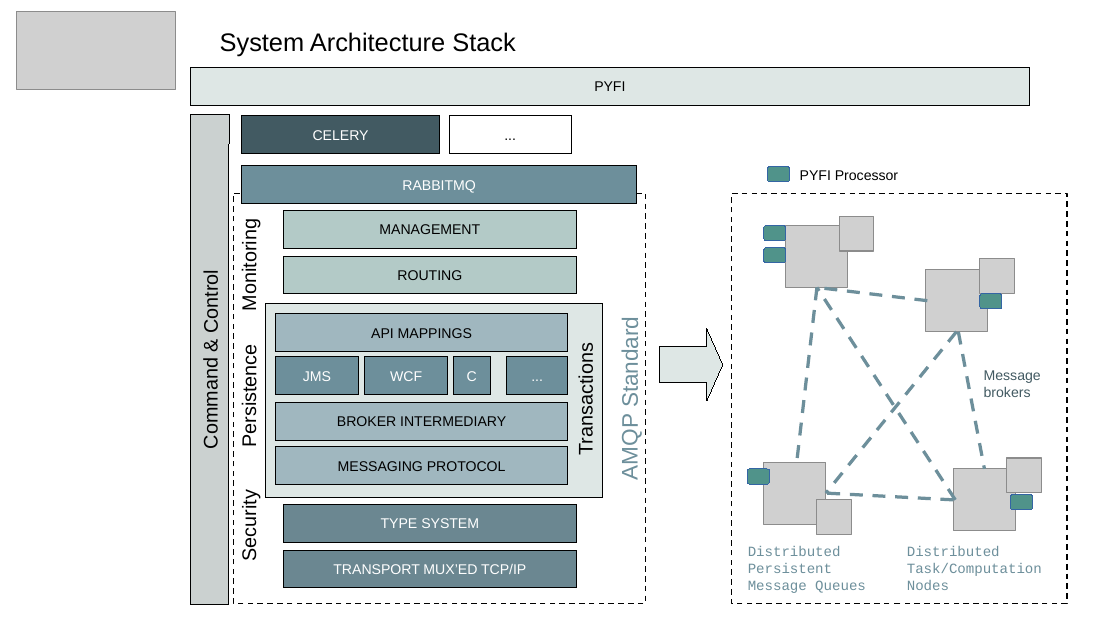
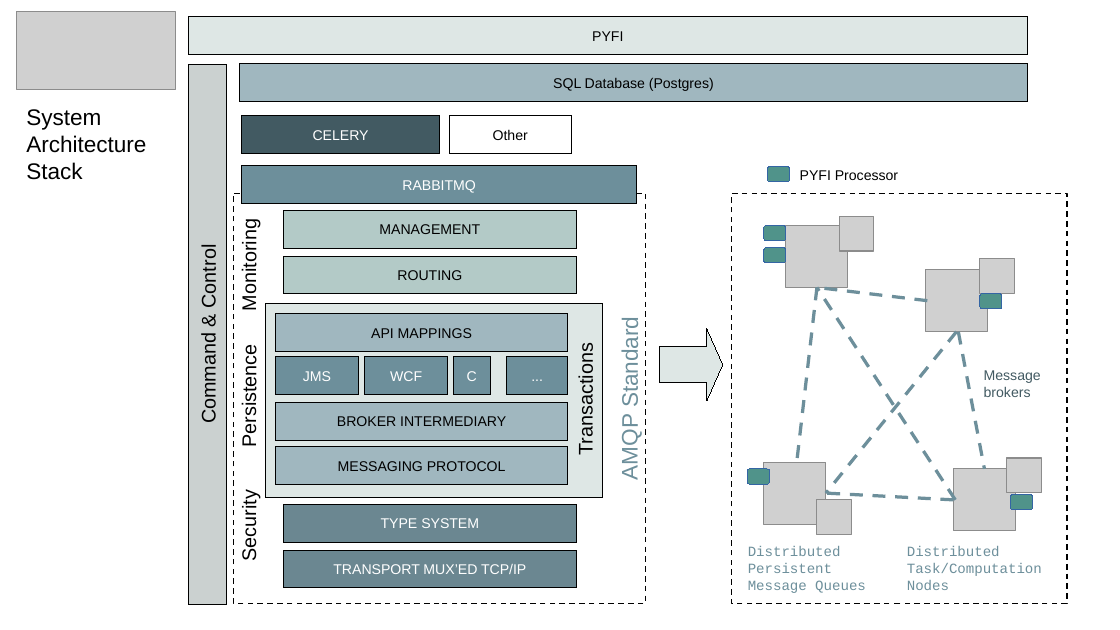
Before and after one commit to radiantone/pyfi-private, a slide deck: slide 1 of docs/architecture.odp. Drawn at 1120x630 pixels with LibreOffice and Linux fonts; fonts in the diff are those of the drawing; grey boxes stand for pictures. Boxes give left, top, right and bottom in pixels: in the first picture for what was removed or moved away, otherwise in the second. Text is boxed around its words. In the diff, an @@ line names an element or a change of style, - is before the commit and + after.

Commit message:
Added tech stack

```diff
--- a/docs/architecture.odp
+++ b/docs/architecture.odp
@@ rectangle "PYFI": place and size @@
-rectangle "PYFI" at (190,67,1030,106)
+rectangle "PYFI" at (188,16,1028,55)
@@ rectangle "Command & Control": place and size @@
-rectangle "Command & Control" at (190,115,229,605)
+rectangle "Command & Control" at (189,64,228,605)
@@ rectangle added at (240,64,1028,103), fill #A0B7BF, outline #000000 0 pt, 10 pt, text #000000 @@
+SQL Database (Postgres)
@@ text at (26,109,146,180): text changed; size 18 to 16 pt @@
-System Architecture Stack
+System
+Architecture
+Stack
@@ text in rectangle at (493,129,528,140): text changed @@
-...
+Other
```
Also in this commit, not shown: 1 slide added.
